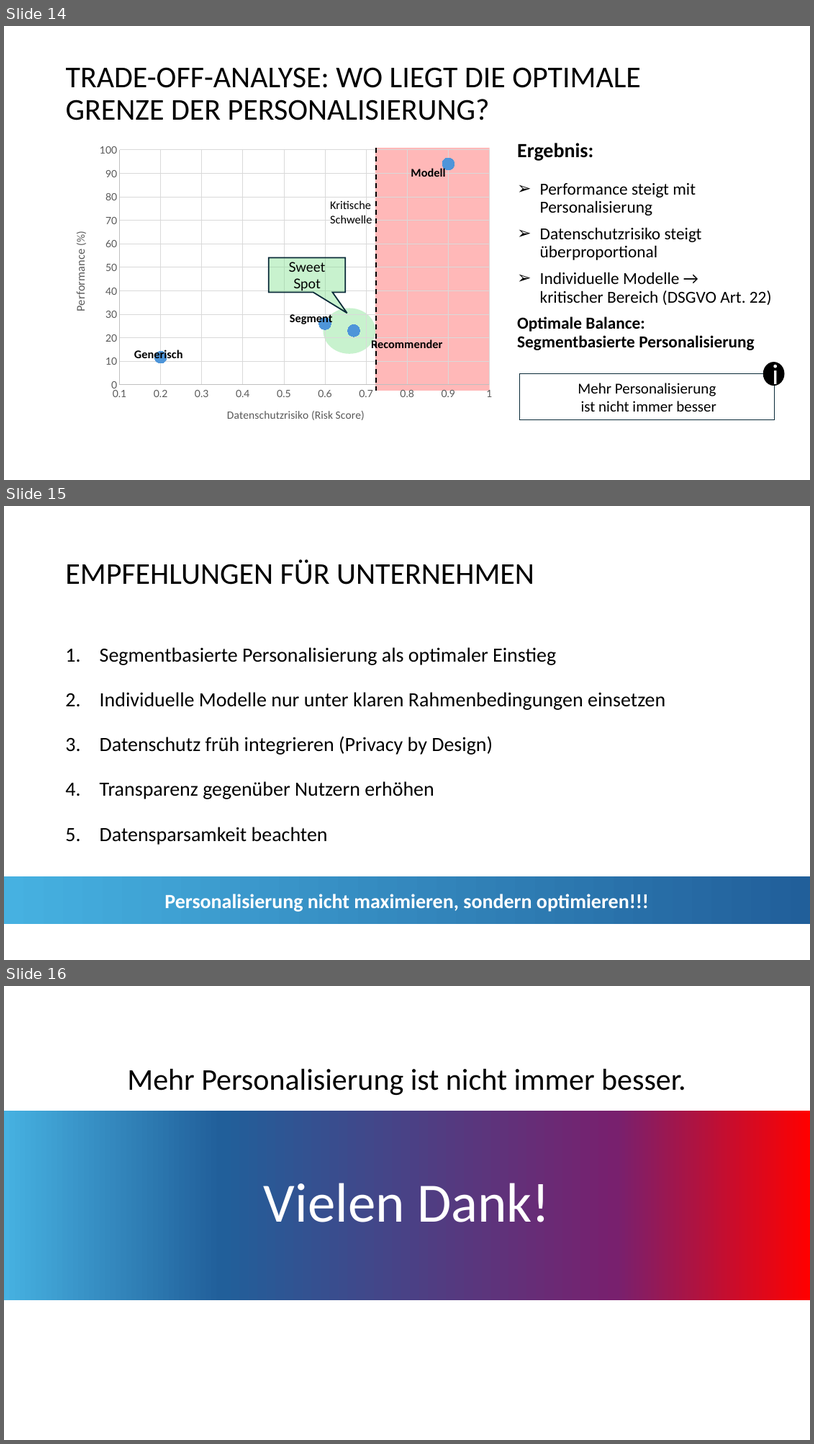
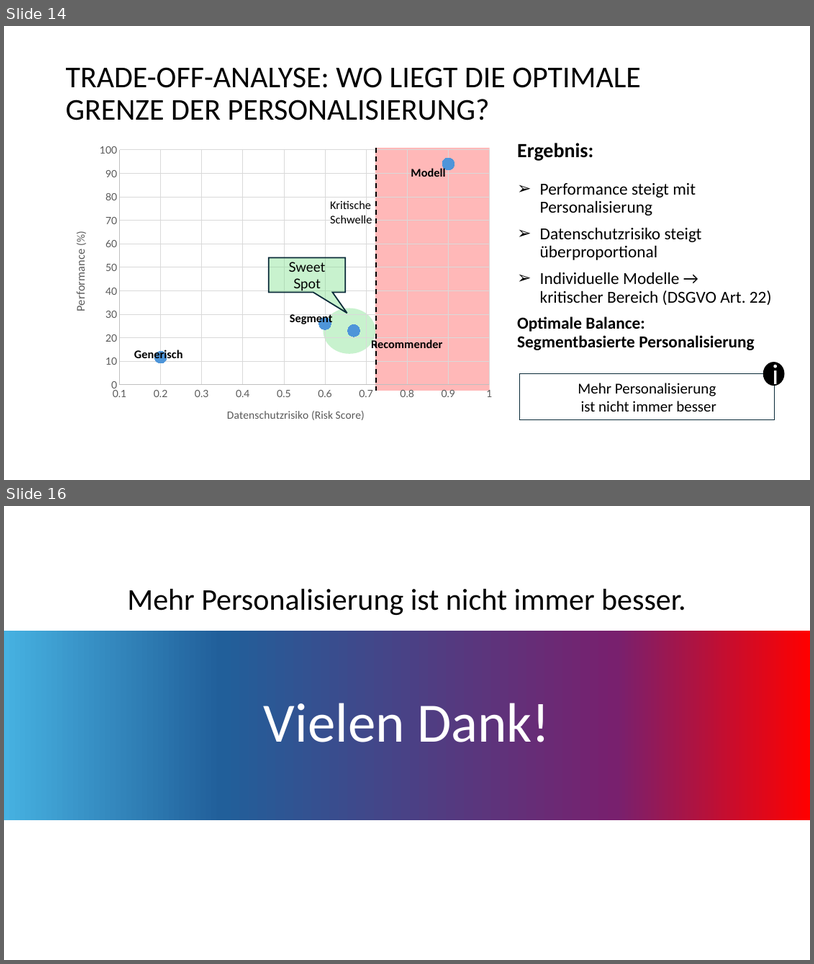
Before and after one commit to minimalmerlin/ki-marketing-personalisierung, a slide deck: outputs/Abschlussprojekt_KI-gestützte Personalisierung im Marketing.pptx. Shown one above the other, each under a label of ours: slides 14, 15 and 16 before the commit, slides 14 and 16 after it; the slides between them are not shown. The pictures are 814x1444 and 814x964 pixels, drawn with LibreOffice and Linux fonts; fonts in the diff are those of the drawing. Boxes give left, top, right and bottom in pixels: in the first picture for what was removed or moved away, otherwise in the second. Text is boxed around its words. In the diff, an @@ line names an element or a change of style, - is before the commit and + after.

```diff
--- a/outputs/Abschlussprojekt_KI-gestützte Personalisierung im Marketing.pptx
+++ b/outputs/Abschlussprojekt_KI-gestützte Personalisierung im Marketing.pptx
@@ slide 15 removed at bbox=[4, 506, 810, 960], background #FFFFFF @@
@@ title removed at bbox=[65, 559, 535, 584] @@
-EMPFEHLUNGEN FÜR UNTERNEHMEN
@@ text removed at bbox=[100, 647, 666, 844] @@
-1. Segmentbasierte Personalisierung als optimaler Einstieg
-2. Individuelle Modelle nur unter klaren Rahmenbedingungen einsetzen
-3. Datenschutz früh integrieren (Privacy by Design)
-4. Transparenz gegenüber Nutzern erhöhen
-5. Datensparsamkeit beachten
@@ rectangle removed at bbox=[4, 876, 810, 924] @@
-Personalisierung nicht maximieren, sondern optimieren!!!
```
Also in this commit, not shown: 3 slides changed, 1 slide added.
